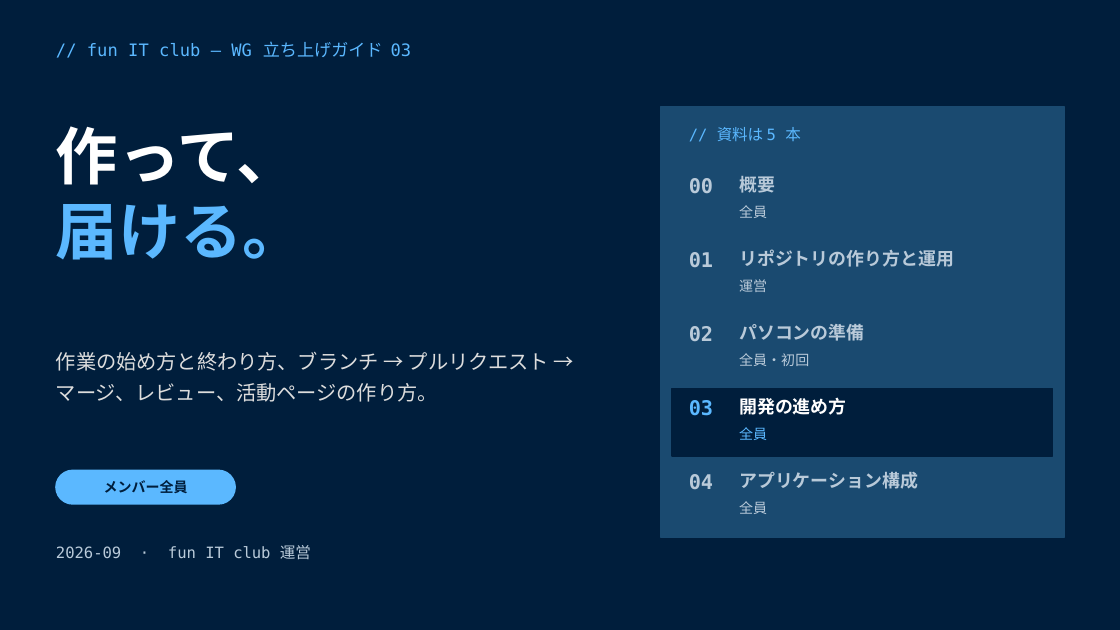
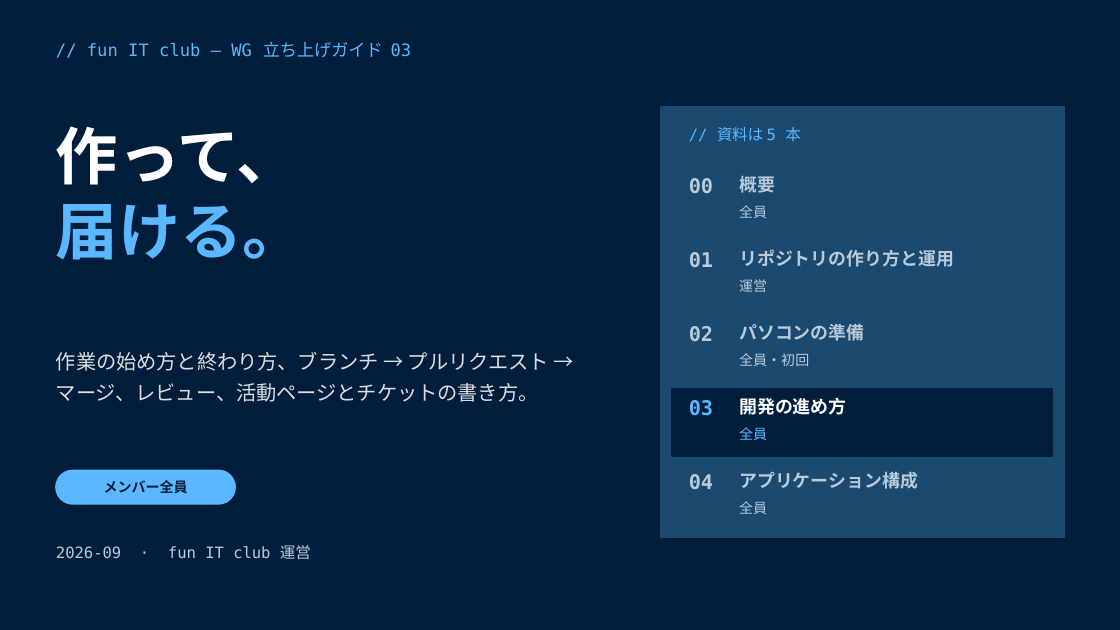
Before and after one commit to funITclub/homepage, a slide deck: slide 1 of static/guide/03_開発の進め方.pptx. Drawn at 1120x630 pixels with LibreOffice and Linux fonts; fonts in the diff are those of the drawing. Boxes give left, top, right and bottom in pixels: in the first picture for what was removed or moved away, otherwise in the second. Text is boxed around its words. In the diff, an @@ line names an element or a change of style, - is before the commit and + after.

```diff
--- a/static/guide/03_開発の進め方.pptx
+++ b/static/guide/03_開発の進め方.pptx
@@ text at [56, 352, 549, 402]: text changed @@
-作業の始め方と終わり方、ブランチ → プルリクエスト → マージ、レビュー、活動ページの作り方。
+作業の始め方と終わり方、ブランチ → プルリクエスト → マージ、レビュー、活動ページとチケットの書き方。
```
Also in this commit, not shown: 1 slide added, 3 other files.
